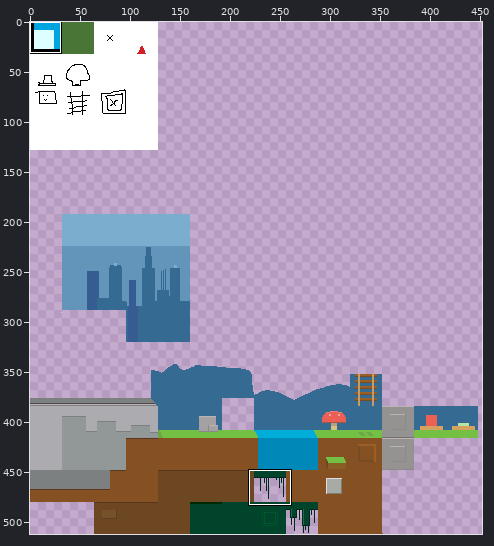
Two versions of one sprite sheet, assets/tiles.png. Above, an overview of the earlier version with the close-up marked.
Close-up. Before:
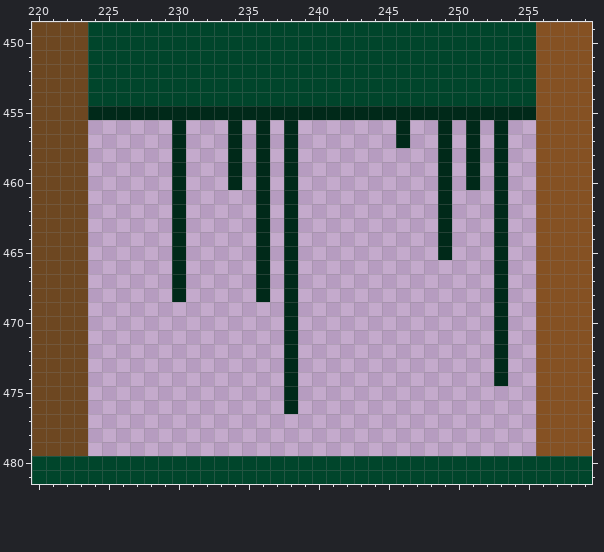
The file is 512x512 pixels. Colours within 5 levels of each other are drawn and written as one. Shown: x 220..259, y 449..481. The wide view leaves out empty margins.
Now the later version:
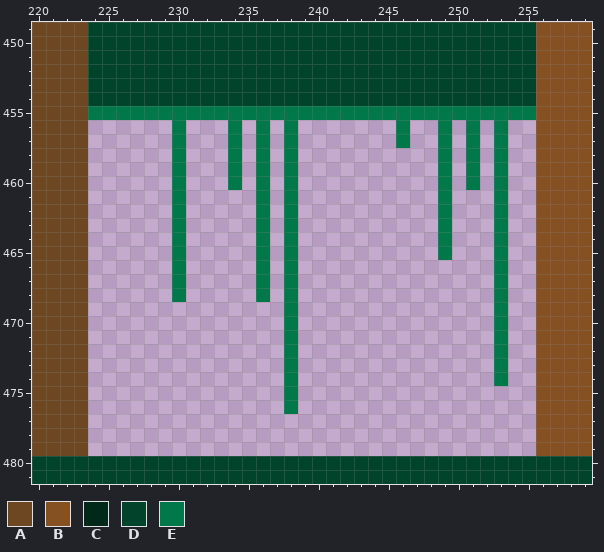
Palette (. is transparent): A #6d4721  B #855123  C #002919  D #00452b  E #00784a
Difference:
Changed rows in their new state; - is an unchanged pixel.
first column x 224:
455 EEEEEEEEEEEEEEEEEEEEEEEEEEEEEEEE
456 ------E---E-E-E-------E--E-E-E--
457 ------E---E-E-E-------E--E-E-E--
458 ------E---E-E-E----------E-E-E--
459 ------E---E-E-E----------E-E-E--
460 ------E---E-E-E----------E-E-E--
461 ------E-----E-E----------E---E--
462 ------E-----E-E----------E---E--
463 ------E-----E-E----------E---E--
464 ------E-----E-E----------E---E--
465 ------E-----E-E----------E---E--
466 ------E-----E-E--------------E--
467 ------E-----E-E--------------E--
468 ------E-----E-E--------------E--
469 --------------E--------------E--
470 --------------E--------------E--
471 --------------E--------------E--
472 --------------E--------------E--
473 --------------E--------------E--
474 --------------E--------------E--
475 --------------E-----------------
476 --------------E-----------------
Boxes around the changes in both close-ups, in picture pixels (x1, y1, x2, y2):
changed: (88, 106, 536, 414)
